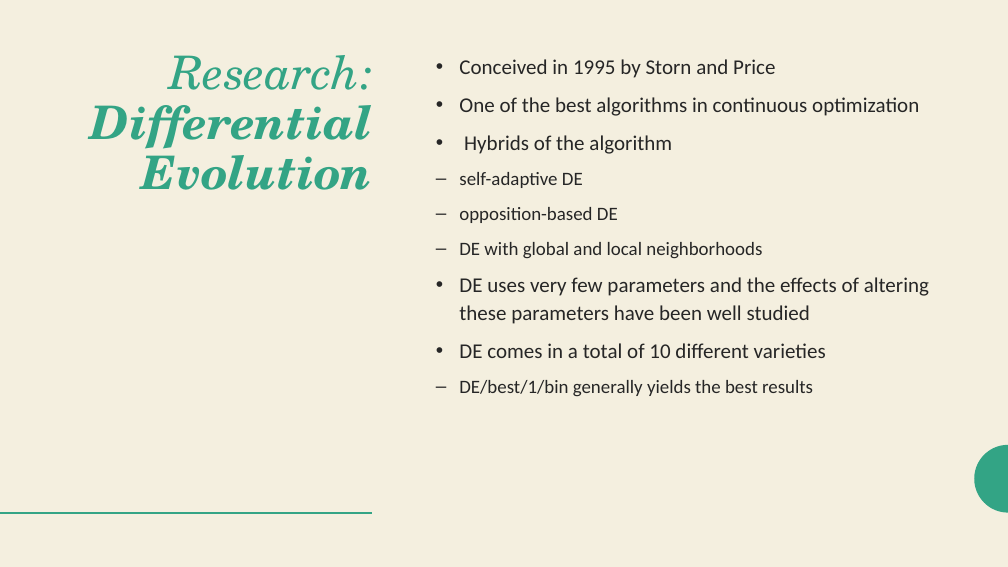
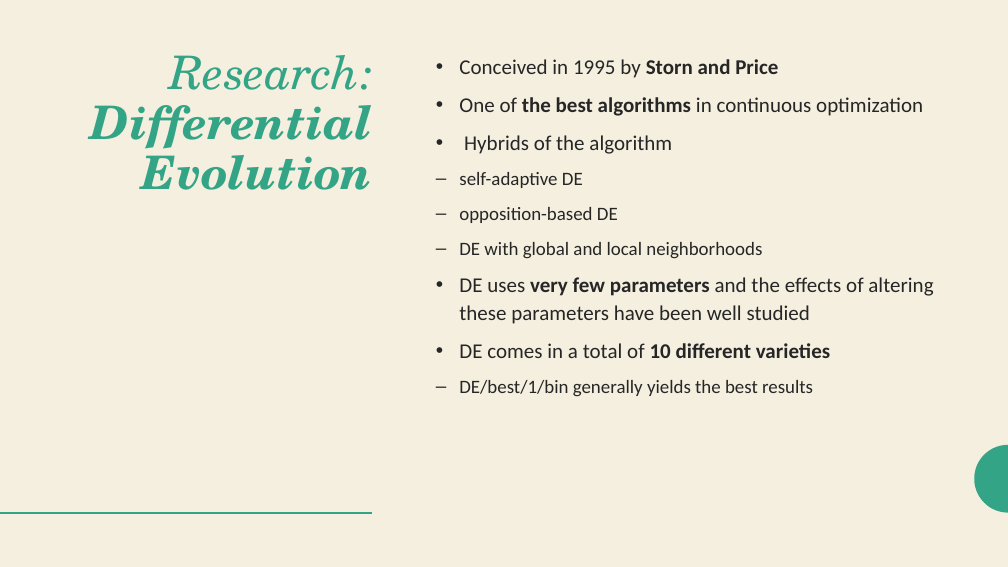
Before and after one commit to lesliedahlberg/Thesis-Evolutionary-Computation-And-Machine-Learning, a slide deck: slide 19 of Presentation/Status and Planning.pptx (slide 16 before the commit). Drawn at 1008x567 pixels with LibreOffice and Linux fonts; fonts in the diff are those of the drawing. Boxes give left, top, right and bottom in pixels: in the first picture for what was removed or moved away, otherwise in the second. Text is boxed around its words. In the diff, an @@ line names an element or a change of style, - is before the commit and + after.

```diff
--- a/Presentation/Status and Planning.pptx
+++ b/Presentation/Status and Planning.pptx
@@ text at [459,59,933,358]: bold on in "Storn and Price", "the best algorithms", "very few parameters", "10 different varieties" @@
```
Also in this commit, not shown: 10 other slides changed, 3 slides added, 18 other files.
